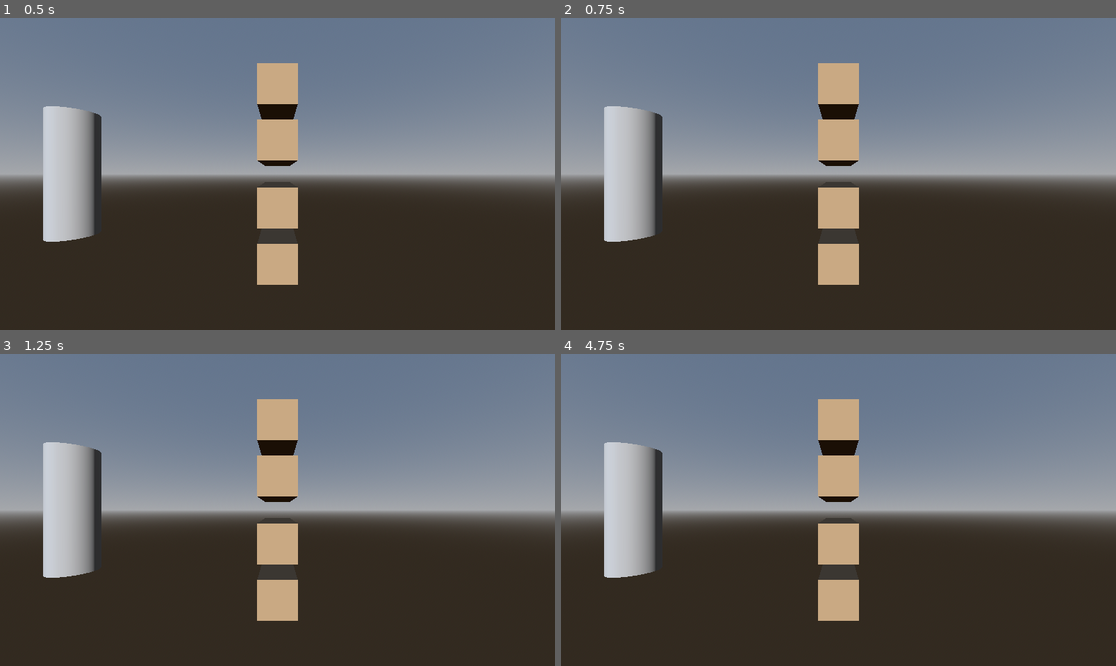
Above: before the commit, frames 1-4 (two rows, left to right).
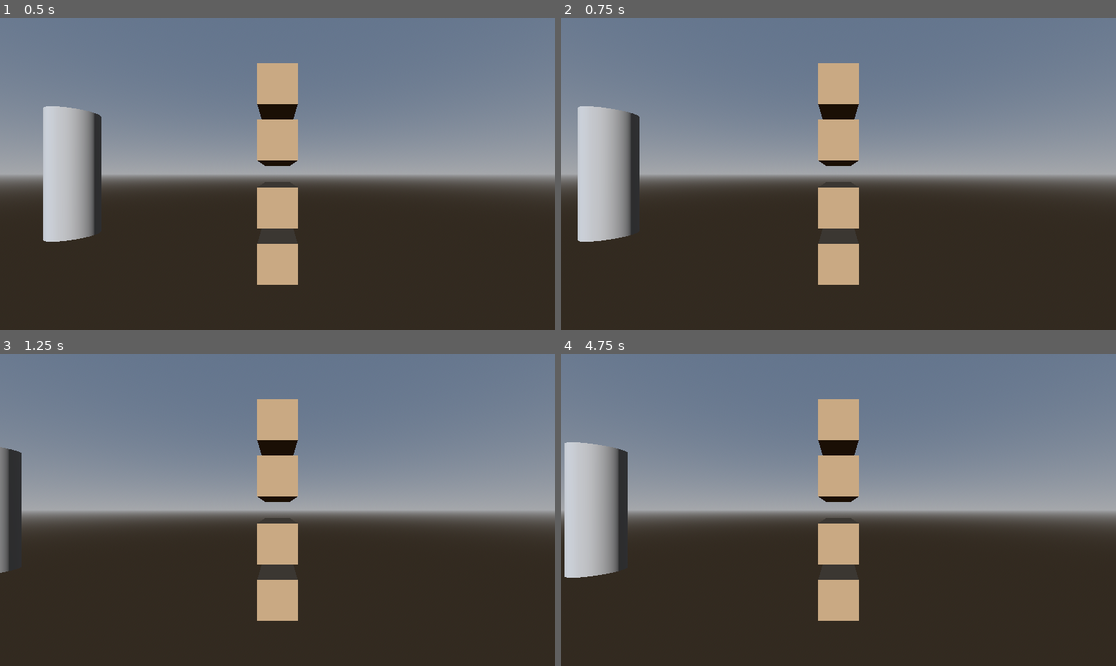
Above: after the commit, the same moments.

Repository: miloszmn7/rwr
Game: Godot game, scene res://main.tscn
Two runs of this game, one before a commit and one after it. Both use one fixed random seed, a clock stepped at 60 frames per second and the inputs below.
Inputs:
- Up to frame 1 (0.5 s): no input
- Up to frame 2 (0.75 s): tap Enter at 0.5 s; hold Right (ui_right) from 0.53 s (still down)
- Up to frame 3 (1.25 s): keep holding Right (ui_right)
- Up to frame 4 (4.75 s): release Right (ui_right) at 1.28 s; hold Down (ui_down) 1.28-2.03 s; tap Space at 2, 3.5 s; hold Right (ui_right) 2.03-2.78 s; tap Enter at 2.75 s; hold Up (ui_up) 2.78-3.53 s; hold Left (ui_left) from 3.53 s (still down)

Frame 1 is identical in both runs. In frame 2, 5.8% of the frame differs, in the area x 3-19%, y 28-72%; in frame 3, 5.0%; in frame 4, 6.6%, in the area x 0-19%, y 28-72%.

Commit message:
Sceneria i rece, teleportacja i chodzenie

Diff:
--- a/project_files/main.gd
+++ b/project_files/main.gd
@@ -3,79 +3,79 @@
 var webxr_interface
 
 func _ready() -> void:
-    # Ukrywamy Canvas na start (opcjonalne, zależy od Twojej sceny)
-    if has_node("CanvasLayer"):
-        $CanvasLayer.visible = false
-        if $CanvasLayer.has_node("Button"):
-            $CanvasLayer/Button.pressed.connect(self._on_button_pressed)
+	# Ukrywamy Canvas na start (opcjonalne, zależy od Twojej sceny)
+	if has_node("CanvasLayer"):
+		$CanvasLayer.visible = false
+		if $CanvasLayer.has_node("Button"):
+			$CanvasLayer/Button.pressed.connect(self._on_button_pressed)
 
-    webxr_interface = XRServer.find_interface("WebXR")
-    if webxr_interface:
-        # Podłączamy sygnały stanu sesji WebXR
-        webxr_interface.session_supported.connect(self._webxr_session_supported)
-        webxr_interface.session_started.connect(self._webxr_session_started)
-        webxr_interface.session_ended.connect(self._webxr_session_ended)
-        webxr_interface.session_failed.connect(self._webxr_session_failed)
+	webxr_interface = XRServer.find_interface("WebXR")
+	if webxr_interface:
+		# Podłączamy sygnały stanu sesji WebXR
+		webxr_interface.session_supported.connect(self._webxr_session_supported)
+		webxr_interface.session_started.connect(self._webxr_session_started)
+		webxr_interface.session_ended.connect(self._webxr_session_ended)
+		webxr_interface.session_failed.connect(self._webxr_session_failed)
 
-        # Sygnały inputu (chwytanie, ściskanie)
-        webxr_interface.select.connect(self._webxr_on_select)
-        webxr_interface.selectstart.connect(self._webxr_on_select_start)
-        webxr_interface.selectend.connect(self._webxr_on_select_end)
-        webxr_interface.squeeze.connect(self._webxr_on_squeeze)
-        webxr_interface.squeezestart.connect(self._webxr_on_squeeze_start)
-        webxr_interface.squeezeend.connect(self._webxr_on_squeeze_end)
+		# Sygnały inputu (chwytanie, ściskanie)
+		webxr_interface.select.connect(self._webxr_on_select)
+		webxr_interface.selectstart.connect(self._webxr_on_select_start)
+		webxr_interface.selectend.connect(self._webxr_on_select_end)
+		webxr_interface.squeeze.connect(self._webxr_on_squeeze)
+		webxr_interface.squeezestart.connect(self._webxr_on_squeeze_start)
+		webxr_interface.squeezeend.connect(self._webxr_on_squeeze_end)
 
-        # Sprawdzamy wsparcie VR
-        webxr_interface.is_session_supported("immersive-vr")
+		# Sprawdzamy wsparcie VR
+		webxr_interface.is_session_supported("immersive-vr")
 
-    # --- ZAKTUALIZOWANE ŚCIEŻKI DO KONTROLERÓW (TERAZ SĄ W PLAYERZE) ---
-    # Upewnij się, że w drzewie sceny masz: Main -> Player -> XROrigin3D -> LeftController
-    var left_controller = $Player/XROrigin3D/LeftController
-    if left_controller:
-        left_controller.button_pressed.connect(self._on_left_controller_button_pressed)
-        left_controller.button_released.connect(self._on_left_controller_button_released)
+	# --- ZAKTUALIZOWANE ŚCIEŻKI DO KONTROLERÓW (TERAZ SĄ W PLAYERZE) ---
+	# Upewnij się, że w drzewie sceny masz: Main -> Player -> XROrigin3D -> LeftController
+	var left_controller = $Player/XROrigin3D/LeftController
+	if left_controller:
+		left_controller.button_pressed.connect(self._on_left_controller_button_pressed)
+		left_controller.button_released.connect(self._on_left_controller_button_released)
 
 func _webxr_session_supported(session_mode: String, supported: bool) -> void:
-    if session_mode == 'immersive-vr':
-        if supported and has_node("CanvasLayer"):
-            $CanvasLayer.visible = true
-        elif not supported:
-            OS.alert("Your browser doesn't support VR")
+	if session_mode == 'immersive-vr':
+		if supported and has_node("CanvasLayer"):
+			$CanvasLayer.visible = true
+		elif not supported:
+			OS.alert("Your browser doesn't support VR")
 
 func _on_button_pressed() -> void:
-    # Konfiguracja i start VR
-    webxr_interface.session_mode = 'immersive-vr'
-    webxr_interface.requested_reference_space_types = 'bounded-floor, local-floor, local'
-    webxr_interface.required_features = 'local-floor'
-    webxr_interface.optional_features = 'bounded-floor'
+	# Konfiguracja i start VR
+	webxr_interface.session_mode = 'immersive-vr'
+	webxr_interface.requested_reference_space_types = 'bounded-floor, local-floor, local'
+	webxr_interface.required_features = 'local-floor'
+	webxr_interface.optional_features = 'bounded-floor'
 
-    if not webxr_interface.initialize():
-        OS.alert("Failed to initialize WebXR")
+	if not webxr_interface.initialize():
+		OS.alert("Failed to initialize WebXR")
 
 func _webxr_session_started() -> void:
-    if has_node("CanvasLayer"):
-        $CanvasLayer.visible = false
-    get_viewport().use_xr = true
-    print("Reference space type: " + webxr_interface.reference_space_type)
+	if has_node("CanvasLayer"):
+		$CanvasLayer.visible = false
+	get_viewport().use_xr = true
+	print("Reference space type: " + webxr_interface.reference_space_type)
 
 func _webxr_session_ended() -> void:
-    if has_node("CanvasLayer"):
-        $CanvasLayer.visible = true
-    get_viewport().use_xr = false
+	if has_node("CanvasLayer"):
+		$CanvasLayer.visible = true
+	get_viewport().use_xr = false
 
 func _webxr_session_failed(message: String) -> void:
-    OS.alert("Failed to initialize: " + message)
+	OS.alert("Failed to initialize: " + message)
 
 # --- Obsługa przycisków kontrolera ---
 func _on_left_controller_button_pressed(button: String) -> void:
-    print("Button pressed: " + button)
+	print("Button pressed: " + button)
 
 func _on_left_controller_button_released(button: String) -> void:
-    print("Button release: " + button)
+	print("Button release: " + button)
 
 func _process(_delta: float) -> void:
-    # Tutaj nie umieszczamy ruchu! Ruch jest w skrypcie movement.gd na Playerze.
-    pass
+	# Tutaj nie umieszczamy ruchu! Ruch jest w skrypcie movement.gd na Playerze.
+	pass
 
 # --- Pozostałe funkcje WebXR (wymagane przez sygnały) ---
 func _webxr_on_select(input_source_id: int) -> void: print("Select: " + str(input_source_id))
--- a/project_files/movement.gd
+++ b/project_files/movement.gd
@@ -1,45 +1,47 @@
 extends CharacterBody3D
 
-# Ustawienia prędkości
 @export var move_speed: float = 3.0
 @export var deadzone: float = 0.2
 
-# UWAGA: Te ścieżki zakładają, że XROrigin3D jest dzieckiem Playera (tak jak ustaliliśmy)
+# Ścieżki do dzieci (zgodne z Twoim obrazkiem)
 @onready var xr_origin: XROrigin3D = $XROrigin3D
 @onready var xr_camera: XRCamera3D = $XROrigin3D/XRCamera3D
 @onready var left_controller: XRController3D = $XROrigin3D/LeftController
 
 func _physics_process(_delta: float) -> void:
-	# 1. Sprawdzamy czy kontroler istnieje
-	if not left_controller:
-		return
+	var input_vector = Vector2.ZERO
 
-	# 2. Pobieramy input z gałki (obsługa thumbstick i primary)
-	var input_vector = left_controller.get_vector2("thumbstick")
-	if input_vector.length() == 0:
-		input_vector = left_controller.get_vector2("primary")
+	# --- 1. PRÓBA ODCZYTU Z VR (Dla gogli) ---
+	if left_controller:
+		input_vector = left_controller.get_vector2("thumbstick")
+		if input_vector.length() == 0:
+			input_vector = left_controller.get_vector2("primary")
 
-	# 3. Martwa strefa (jeśli nie ruszasz gałką - zatrzymaj się)
+	# --- 2. PRÓBA ODCZYTU Z KLAWIATURY (Dla PC/Debugowania) ---
+	# Jeśli VR nic nie nadaje (bo testujesz na F5), użyj strzałek/WASD
+	if input_vector.length() < deadzone:
+		# "ui_up", "ui_down" itd. to wbudowane mapy klawiszy w Godot (Strzałki)
+		input_vector = Input.get_vector("ui_left", "ui_right", "ui_up", "ui_down")
+
+	# Martwa strefa (dotyczy też klawiatury, żeby nie drgało)
 	if input_vector.length() < deadzone:
 		velocity.x = move_toward(velocity.x, 0, move_speed)
 		velocity.z = move_toward(velocity.z, 0, move_speed)
 		move_and_slide()
 		return
 
-	# 4. Obliczamy kierunki względem kamery
+	# --- 3. LOGIKA KIERUNKU (Ta sama co wcześniej) ---
 	var forward_dir = -xr_camera.global_transform.basis.z
 	var right_dir = xr_camera.global_transform.basis.x
 
-	# Blokada latania (ignorujemy oś Y)
+	# Blokada latania
 	forward_dir.y = 0.0
 	right_dir.y = 0.0
 	forward_dir = forward_dir.normalized()
 	right_dir = right_dir.normalized()
 
-	# 5. Obliczamy wektor ruchu
 	var direction = (forward_dir * input_vector.y) + (right_dir * input_vector.x)
 
-	# 6. Aplikujemy prędkość do fizycznego ciała
 	if direction.length() > 0:
 		velocity.x = direction.x * move_speed
 		velocity.z = direction.z * move_speed
@@ -47,13 +49,5 @@
 		velocity.x = 0
 		velocity.z = 0
 
-	# 7. Wykonujemy ruch (TO TA FUNKCJA BLOKUJE PRZECHODZENIE PRZEZ ŚCIANY)
-	#move_and_slide()
-	# ... (reszta kodu bez zmian) ...
-
-	# 7. Wykonujemy ruch
-	var collision_happened = move_and_slide()
-
-	# DEBUG KOLIZJI
-	if collision_happened:
-		print("KOLIZJA! Uderzyłem w ścianę!")
+	# --- 4. RUCH I KOLIZJA ---
+	move_and_slide()
Not shown, changed: docs/index.html
Not shown, changed: docs/index.pck
